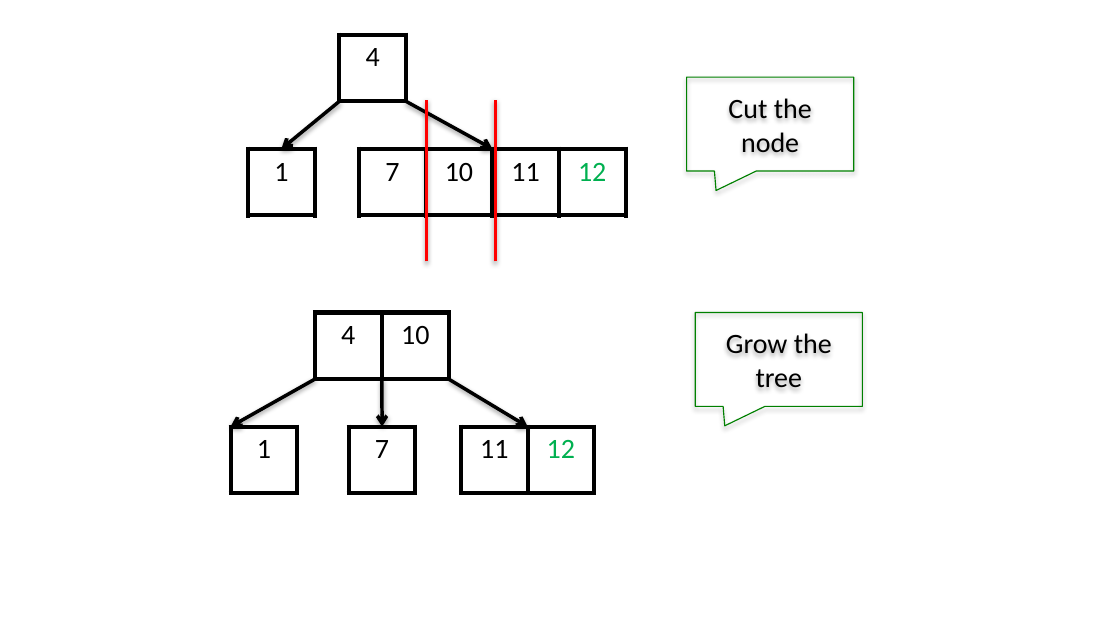
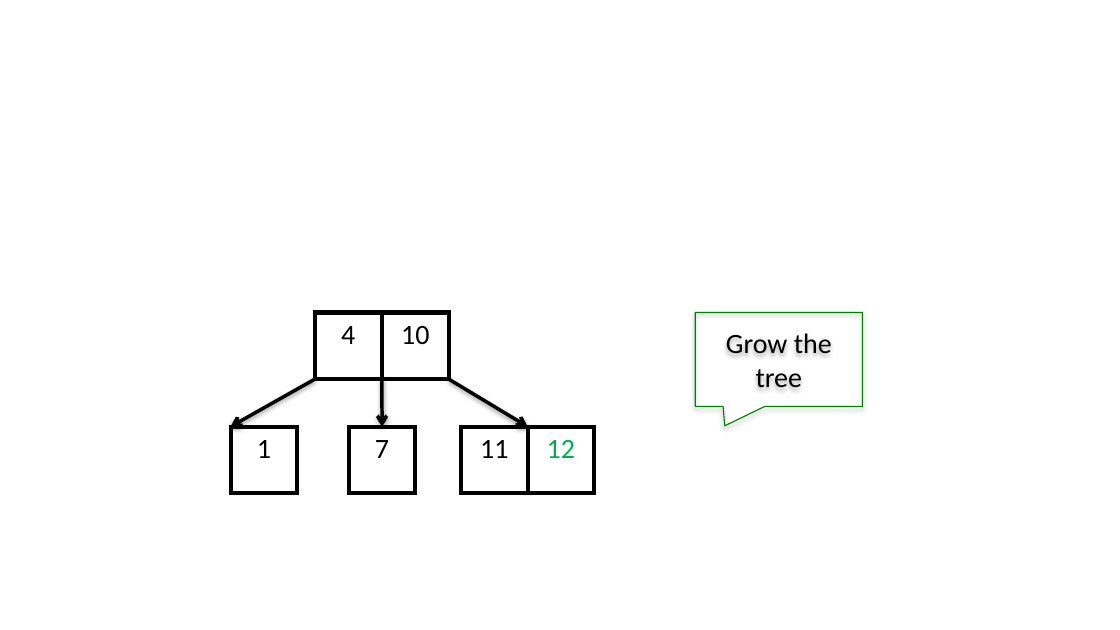
Before and after one commit to niemasd/Data-Structures-Textbook, a slide deck: slide 9 of figures/Chapter 3 - Tree Structures/3.8 - B-Trees.pptx (slide 13 before the commit). Drawn at 1120x630 pixels with LibreOffice and Linux fonts; fonts in the diff are those of the drawing. Boxes give left, top, right and bottom in pixels: in the first picture for what was removed or moved away, otherwise in the second. Text is boxed around its words. In the diff, an @@ line names an element or a change of style, - is before the commit and + after.

```diff
--- a/figures/Chapter 3 - Tree Structures/3.8 - B-Trees.pptx
+++ b/figures/Chapter 3 - Tree Structures/3.8 - B-Trees.pptx
@@ table removed at (x1=339, y1=35, x2=407, y2=102), 1 rows, 1 columns @@
-4
@@ speech box removed at (x1=687, y1=77, x2=853, y2=171) @@
-Cut the node
@@ arrow removed from (339, 101) to (281, 149) @@
@@ arrow removed from (407, 101) to (493, 149) @@
@@ line removed from (427, 261) to (427, 100) @@
@@ line removed from (495, 261) to (495, 100) @@
@@ table removed at (x1=249, y1=149, x2=316, y2=216), 1 rows, 1 columns @@
-1
@@ table removed at (x1=360, y1=149, x2=628, y2=216), 1 rows, 4 columns @@
-7 | 10 | 11 | 12
```
Also in this commit, not shown: 3 other slides changed, 4 slides removed, 29 other files.
